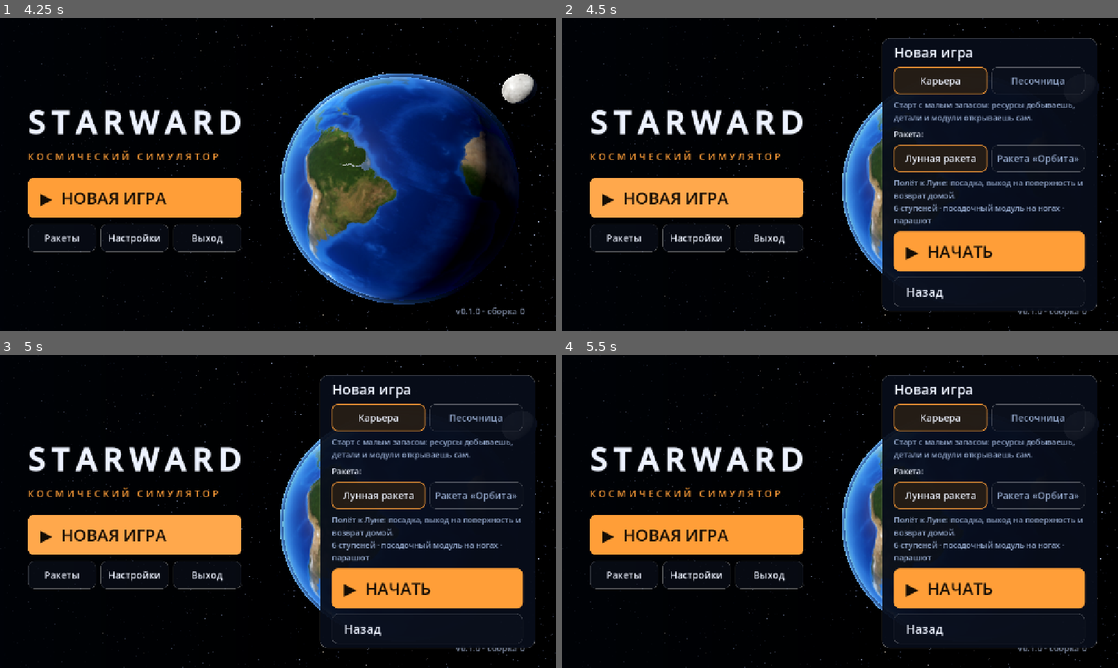
Above: before the commit, frames 1-4 (two rows, left to right).
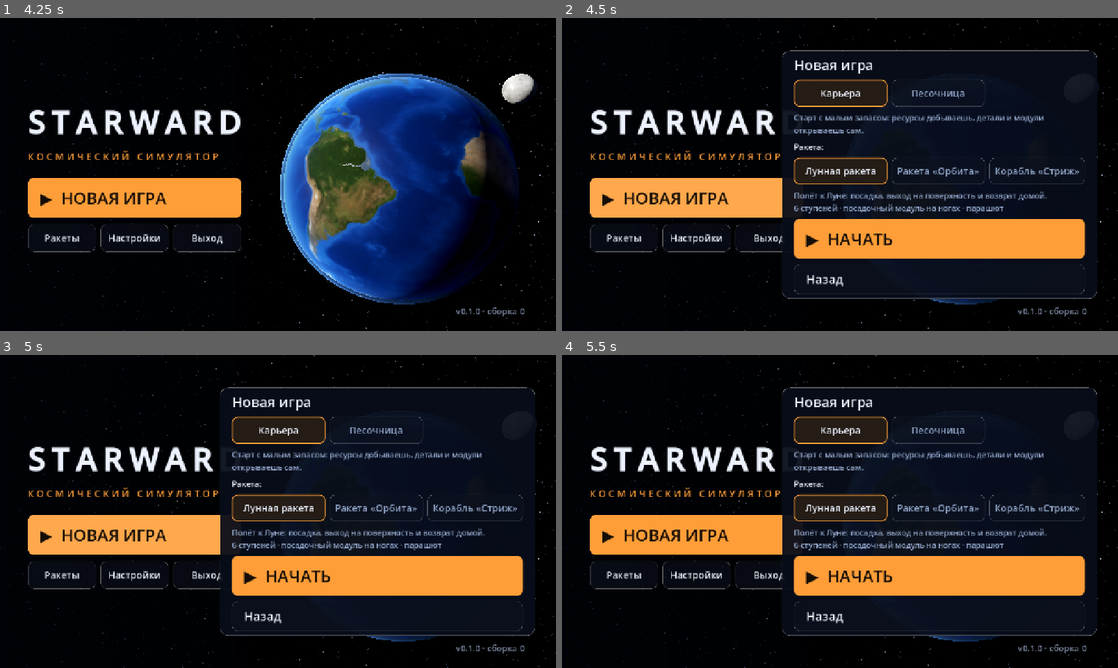
Above: after the commit, the same moments.

Repository: BuninSil/Starward
Game: Godot game, scene res://scenes/boot.tscn
Two runs of this game, one before a commit and one after it. Both use one fixed random seed, a clock stepped at 60 frames per second and the inputs below.
Inputs:
- Up to frame 1 (4.25 s): click "Ракеты" at 0.5 s; click "◀" at 1.25 s; click "▶" at 2 s; click "Люк" at 2.75 s; click "Назад" at 3.5 s
- Up to frame 2 (4.5 s): click "▶ НОВАЯ ИГРА" at 4.25 s
- Up to frame 3 (5 s): no input
- Up to frame 4 (5.5 s): click "Лунная ракета" at 5 s

Frame 1 is identical in both runs. In frame 2, 20% of the frame differs, in the area x 39-97%, y 6-94%; in frame 3, 20%; in frame 4, 20%.

Commit message:
Корабль «Стриж» в стиле Elite Dangerous: летаешь сам
- Новый аппарат на титульном экране: корабль, который садится на брюхо и летает носом вперёд
- Управление: джойстик — тангаж и крен, ◀▶ — рыскание, ▲▼ — маневровые вверх/вниз, газ задаёт скорость
- Помощник полёта: держит заданную скорость, гасит снос и вращение, компенсирует гравитацию — корабль висит на месте; можно выключить и лететь по чистому Ньютону
- Взлёт и посадка на маневровых: держи ▼ — у земли корабль сам замедляется и мягко садится
- Это шаг 1: суперкруиз для перелётов между планетами — следующим

Co-Authored-By: Claude Opus 5.5 <noreply@anthropic.com>
Claude-Session: https://claude.ai/code/session_0113FrLWJiVSs1Ympzkh3Jgi

Diff:
--- a/scripts/flight/flight.gd
+++ b/scripts/flight/flight.gd
@@ -761,7 +761,7 @@
 		var dens := b.density_at(v.altitude()) / b.sea_level_density
 		if dens > 0.05:
 			_smoke_acc += delta * clampf(dens, 0.0, 1.0) * (10.0 if low else 24.0)
-			var down := -v.up_world()
+			var down := -v.up_world() if not v.is_ship() else (v.attitude * Vector3.BACK)
 			while _smoke_acc >= 1.0:
 				_smoke_acc -= 1.0
 				var at := v.pos.add(DVec3.from_v3(down * randf_range(4.0, 9.0) + _rand_dir() * 0.8))
@@ -791,7 +791,7 @@
 	else:
 		fx.set_ground(Vector3.ZERO, Vector3.UP, false)
 	var thr_f := v.last_thrust / maxf(v.current_thrust_max(), 1.0) if v.last_thrust > 0.0 else 0.0
-	var nozzle := rocket.global_transform * Vector3(0, -3.0, 0)
+	var nozzle := rocket.global_transform * (Vector3(0, -3.0, 0) if not v.is_ship() else Vector3(0, 1.7, 9.5))
 	# A vacuum plume is thin and faint: it barely lights the dust.
 	var pr_f := clampf(b.pressure_at(v.altitude()), 0.0, 1.0) if b.has_atmosphere() else 0.0
 	fx.set_flame(nozzle, thr_f * lerpf(lerpf(0.12, 0.4, rocket.night), 1.0, pr_f), 22.0)
@@ -1470,6 +1470,12 @@
 	add_child(_ground)
 	_update_ground()
 	astronaut.global_position = side * (rocket_r + 1.5) + up * 1.0
+	if vessel.is_ship():
+		# Out of the side hatch, down onto the ground beside the ship.
+		var hw := hatch_world()
+		var out := (rocket.global_transform.basis * Vector3.LEFT).normalized()
+		astronaut.global_position = hw - up * hw.dot(up) + up * 1.0 + out * 1.2
+		side = out
 	astronaut.linear_velocity = Vector3.ZERO
 	var b := vessel.body
 	# Only Earth's air is breathable: elsewhere the suit uses oxygen.
@@ -1543,8 +1549,8 @@
 
 ## Distance used for "back inside": hatch in space, rocket base on the ground.
 func entry_distance() -> float:
-	if not is_surface_eva():
-		return astronaut_hatch_distance()
+	if not is_surface_eva() or vessel.is_ship():
+		return astronaut_hatch_distance() if not vessel.is_ship() else maxf(astronaut_hatch_distance() - 1.2, 0.0)
 	var up := vessel.pos.normalized().to_v3()
 	var p: Vector3 = astronaut.global_position
 	var horiz := p - up * p.dot(up)
--- a/scripts/flight/flight_hud.gd
+++ b/scripts/flight/flight_hud.gd
@@ -316,6 +316,11 @@
 	quick.add_child(_button("Выкл", func() -> void: _throttle.set_value(0.0), 110))
 
 
+var _roll_label: Label
+var _ship_row: HBoxContainer
+var _fa_btn: Button
+
+
 func _build_attitude() -> void:
 	var box := VBoxContainer.new()
 	box.add_theme_constant_override("separation", 8)
@@ -368,10 +373,29 @@
 	side.add_child(rolls)
 	rolls.add_child(_hold_button("◀", -1.0))
 	rolls.add_child(_hold_button("▶", 1.0))
-	var roll_l := _label(15, DIM)
-	roll_l.text = "крен"
-	roll_l.horizontal_alignment = HORIZONTAL_ALIGNMENT_CENTER
-	side.add_child(roll_l)
+	_roll_label = _label(15, DIM)
+	_roll_label.text = "крен"
+	_roll_label.horizontal_alignment = HORIZONTAL_ALIGNMENT_CENTER
+	side.add_child(_roll_label)
+	# Ship only: vertical thrusters and flight assist.
+	_ship_row = HBoxContainer.new()
+	_ship_row.add_theme_constant_override("separation", 8)
+	side.add_child(_ship_row)
+	for d in [["▲", 1.0], ["▼", -1.0]]:
+		var lb := Button.new()
+		lb.text = d[0]
+		lb.focus_mode = Control.FOCUS_NONE
+		lb.custom_minimum_size = Vector2(81, 64)
+		lb.add_theme_font_size_override("font_size", 26)
+		var dir: float = d[1]
+		lb.button_down.connect(func() -> void: flight.vessel.ship_lift = dir)
+		lb.button_up.connect(func() -> void: flight.vessel.ship_lift = 0.0)
+		_ship_row.add_child(lb)
+	_fa_btn = _button("Помощник: вкл", func() -> void:
+		flight.vessel.fa = not flight.vessel.fa
+		flight.message.emit("Помощник полёта " + ("включён" if flight.vessel.fa else "выключен — чистый Ньютон")), 170)
+	_fa_btn.add_theme_font_size_override("font_size", 17)
+	side.add_child(_fa_btn)
 	_joystick = JoystickScript.new()
 	_joystick.radius = 100.0
 	_joystick.changed.connect(func(val: Vector2) -> void:
@@ -892,9 +916,24 @@
 	v.input_pitch = -j.y
 	v.input_yaw = j.x
 	v.input_roll = _roll
+	var ship := v.is_ship()
+	if ship:
+		# Ship: stick = pitch and roll, the side buttons = yaw.
+		v.input_roll = j.x
+		v.input_yaw = _roll
+	_ship_row.visible = ship
+	_fa_btn.visible = ship
+	_hold_btn.visible = not ship
+	_roll_label.text = "рыскание" if ship else "крен"
+	if ship:
+		_fa_btn.text = "Помощник: %s" % ("вкл" if v.fa else "выкл")
+		_stage_btn.visible = false
+	_ap_btn.visible = not ship
 	if absf(v.throttle - _throttle.value) > 0.001:
 		_throttle.set_value_no_signal(v.throttle)
 	_throttle_label.text = "Газ %d%%" % int(round(v.throttle * 100.0))
+	if ship and v.fa:
+		_throttle_label.text = "Скорость %d / %d м/с" % [int(v.throttle * v.ship_max_speed()), int(v.ship_max_speed())]
 	var ap: Autopilot = flight.autopilot
 	_ap_label.text = "Автопилот · " + ap.status() if ap.active() else ""
 	if not ap.active() and v.chute_deployed and not v.landed and not v.destroyed_flag:
--- a/scripts/flight/rocket_view.gd
+++ b/scripts/flight/rocket_view.gd
@@ -52,6 +52,9 @@
 	_chute_collapse = 0.0
 	hatch_pivot = null
 	_engine_light = null
+	if v.is_ship():
+		_build_ship(v)
+		return
 	var y := 0.0
 	# Bottom to top.
 	for i in range(v.stages.size() - 1, -1, -1):
@@ -625,6 +628,8 @@
 func hatch_local() -> Vector3:
 	if _stage_nodes.is_empty():
 		return Vector3.ZERO
+	if vessel.is_ship():
+		return Vector3(-1.75, ShipModel.GEAR_H + 0.7, -3.2)   # left side, behind the cockpit
 	var cap: Node3D = _stage_nodes[0]
 	var s: Dictionary = vessel.stages[0]
 	var d: float = s.diameter
@@ -635,6 +640,8 @@
 
 ## The hatch point on the hull itself (where the tether reel sits).
 func hatch_hull_local() -> Vector3:
+	if vessel != null and vessel.is_ship():
+		return hatch_local() + Vector3(0.35, 0, 0)
 	return hatch_local() - Vector3(0, 0, 0.33)
 
 
@@ -688,6 +695,62 @@
 	_engine_light.visible = false
 
 
+## Ship (Elite style craft): its own model, flames firing backwards (+Z), a
+## box collider for the astronaut.
+func _build_ship(v: Vessel) -> void:
+	var node := Node3D.new()
+	node.name = v.stages[0].name
+	add_child(node)
+	_stage_nodes.push_front(node)
+	var ex := ShipModel.build(node)
+	MeshMerge.merge(node, null, true, true)
+	if _flame_mat == null:
+		_flame_mat = ShaderMaterial.new()
+		_flame_mat.shader = EXHAUST_SHADER
+		_flame_mat.set_shader_parameter("noise_tex", _noise_tex())
+	var cone := CylinderMesh.new()
+	cone.top_radius = 0.35
+	cone.bottom_radius = 1.0
+	cone.height = 1.0
+	cone.radial_segments = 20
+	cone.rings = 12
+	cone.cap_top = false
+	cone.cap_bottom = false
+	for e in ex:
+		# The flame code works along -Y: a pivot turns -Y to +Z (backwards).
+		var pivot := Node3D.new()
+		pivot.position = e[0]
+		pivot.rotation.x = -PI * 0.5
+		add_child(pivot)
+		var f := MeshInstance3D.new()
+		f.mesh = cone
+		f.material_override = _flame_mat
+		f.cast_shadow = GeometryInstance3D.SHADOW_CASTING_SETTING_OFF
+		f.set_meta("anchor", Vector3.ZERO)
+		f.set_meta("re", float(e[1]))
+		f.visible = false
+		pivot.add_child(f)
+		_flames.append(f)
+	_engine_light = OmniLight3D.new()
+	_engine_light.light_color = Color(1.0, 0.6, 0.28)
+	_engine_light.shadow_enabled = false
+	_engine_light.position = Vector3(0, 1.6, 9.5)
+	_engine_light.omni_range = 14.0
+	_engine_light.omni_attenuation = 2.2
+	_engine_light.visible = false
+	add_child(_engine_light)
+	_build_plasma()
+	collider = AnimatableBody3D.new()
+	collider.sync_to_physics = false
+	add_child(collider)
+	var cs := CollisionShape3D.new()
+	var sh := BoxShape3D.new()
+	sh.size = Vector3(4.0, 1.8, 15.0)
+	cs.shape = sh
+	cs.position = Vector3(0, ShipModel.GEAR_H + 0.75, -0.8)
+	collider.add_child(cs)
+
+
 func _build_collider() -> void:
 	if collider:
 		collider.queue_free()
@@ -711,6 +774,8 @@
 ## a cone).
 func rope_obstacles() -> Array:
 	var out: Array = []
+	if vessel != null and vessel.is_ship():
+		return out
 	for i in mini(_stage_nodes.size(), vessel.stages.size()):
 		var s: Dictionary = vessel.stages[i]
 		var node: Node3D = _stage_nodes[i]
--- /dev/null
+++ b/scripts/flight/ship_model.gd
@@ -0,0 +1,162 @@
+class_name ShipModel
+extends RefCounted
+## Procedural model of the ship «Стриж» (Elite Dangerous style craft), clean
+## SFS/KSP look like the rockets. Frame of the vessel: +Y up (it lands on its
+## belly), -Z forward, origin on the ground under the gear. Returns the engine
+## exhausts as [position, radius] (they fire along +Z).
+
+const WHITE := Color(0.82, 0.83, 0.84)
+const GREY := Color(0.33, 0.34, 0.37)
+const DARK := Color(0.1, 0.1, 0.11)
+const ORANGE := Color(0.95, 0.48, 0.1)
+const GLASS := Color(0.05, 0.08, 0.12)
+const GEAR_H := 1.1     ## belly height above the ground
+
+
+static func _mat(c: Color, metal := 0.1, rough := 0.45, emit := Color.BLACK) -> StandardMaterial3D:
+	var m := StandardMaterial3D.new()
+	m.albedo_color = c
+	m.metallic = metal
+	m.roughness = rough
+	if emit != Color.BLACK:
+		m.emission_enabled = true
+		m.emission = emit
+		m.emission_energy_multiplier = 2.0
+	return m
+
+
+static func _mesh(p: Node3D, mesh: Mesh, mat: Material, pos := Vector3.ZERO, basis := Basis()) -> MeshInstance3D:
+	var mi := MeshInstance3D.new()
+	mi.mesh = mesh
+	mi.material_override = mat
+	mi.transform = Transform3D(basis, pos)
+	p.add_child(mi)
+	return mi
+
+
+## Flat plate from a polygon in the XZ plane (convex or simple), thickness t,
+## bevelled edge look from slightly smaller top/bottom faces.
+static func _plate(poly: PackedVector2Array, t: float) -> ArrayMesh:
+	var st := SurfaceTool.new()
+	st.begin(Mesh.PRIMITIVE_TRIANGLES)
+	var n := poly.size()
+	var idx := Geometry2D.triangulate_polygon(poly)
+	for side in [1.0, -1.0]:
+		st.set_normal(Vector3(0, side, 0))
+		for k in range(0, idx.size(), 3):
+			var order := [idx[k], idx[k + 1], idx[k + 2]] if side < 0.0 else [idx[k], idx[k + 2], idx[k + 1]]
+			for j in order:
+				st.add_vertex(Vector3(poly[j].x, side * t * 0.5, poly[j].y))
+	for i in n:
+		var a := poly[i]
+		var b := poly[(i + 1) % n]
+		var e := (b - a).normalized()
+		var nrm := Vector3(e.y, 0, -e.x)
+		var c := (a + b) * 0.5
+		var centre := Vector2.ZERO
+		for q in poly:
+			centre += q
+		centre /= n
+		if Vector2(nrm.x, nrm.z).dot(c - centre) < 0.0:
+			nrm = -nrm
+		var quad := [Vector3(a.x, t * 0.5, a.y), Vector3(b.x, t * 0.5, b.y), Vector3(b.x, -t * 0.5, b.y), Vector3(a.x, -t * 0.5, a.y)]
+		st.set_normal(nrm)
+		var tri := [0, 1, 2, 0, 2, 3] if nrm.cross(quad[1] - quad[0]).dot(quad[3] - quad[0]) < 0.0 else [0, 2, 1, 0, 3, 2]
+		for j in tri:
+			st.add_vertex(quad[j])
+	return st.commit()
+
+
+## A body of revolution along Z from a profile [(z, r), ...] (front to back).
+static func _lathe_z(profile: Array, segs := 20, squash := 1.0) -> ArrayMesh:
+	var st := SurfaceTool.new()
+	st.begin(Mesh.PRIMITIVE_TRIANGLES)
+	for i in profile.size() - 1:
+		var p0: Vector2 = profile[i]
+		var p1: Vector2 = profile[i + 1]
+		for k in segs:
+			var a0 := TAU * k / segs
+			var a1 := TAU * (k + 1) / segs
+			var v := [
+				Vector3(cos(a0) * p0.y, sin(a0) * p0.y * squash, p0.x),
+				Vector3(cos(a1) * p0.y, sin(a1) * p0.y * squash, p0.x),
+				Vector3(cos(a1) * p1.y, sin(a1) * p1.y * squash, p1.x),
+				Vector3(cos(a0) * p1.y, sin(a0) * p1.y * squash, p1.x),
+			]
+			for j in [0, 2, 1, 0, 3, 2]:
+				var q: Vector3 = v[j]
+				st.set_normal(Vector3(q.x, q.y / maxf(squash * squash, 0.01), 0).normalized())
+				st.add_vertex(q)
+	st.generate_normals()
+	return st.commit()
+
+
+static func build(root: Node3D) -> Array:
+	var hull := _mat(WHITE, 0.15, 0.4)
+	var grey := _mat(GREY, 0.6, 0.4)
+	var dark := _mat(DARK, 0.4, 0.5)
+	var orange := _mat(ORANGE, 0.0, 0.5)
+	var y := GEAR_H + 0.75   # fuselage axis height
+	# Fuselage: pointed nose to a wide, slightly flattened body.
+	var body := _lathe_z([Vector2(-8.5, 0.0), Vector2(-7.6, 0.45), Vector2(-5.5, 1.05), Vector2(-2.0, 1.35),
+		Vector2(3.5, 1.35), Vector2(6.0, 1.15), Vector2(6.6, 0.9)], 24, 0.62)
+	_mesh(root, body, hull, Vector3(0, y, 0))
+	# Orange stripe band and dark belly panel.
+	_mesh(root, _lathe_z([Vector2(-4.2, 1.27), Vector2(-3.6, 1.32)], 24, 0.63), orange, Vector3(0, y, 0))
+	_mesh(root, _plate(PackedVector2Array([Vector2(-0.9, -5.5), Vector2(0.9, -5.5), Vector2(1.1, 5.8), Vector2(-1.1, 5.8)]), 0.08), dark,
+		Vector3(0, y - 0.82, 0))
+	# Cockpit canopy: dark glass bubble on the nose.
+	var canopy := _lathe_z([Vector2(-6.3, 0.0), Vector2(-5.6, 0.45), Vector2(-4.2, 0.62), Vector2(-2.8, 0.5), Vector2(-2.2, 0.0)], 16, 0.7)
+	_mesh(root, canopy, _mat(GLASS, 0.6, 0.08), Vector3(0, y + 0.62, 0))
+	# Swept wings with orange tips.
+	var wing := PackedVector2Array([Vector2(1.2, -1.5), Vector2(6.0, 3.0), Vector2(6.2, 4.6), Vector2(1.2, 4.2)])
+	for sx in [-1.0, 1.0]:
+		var poly := PackedVector2Array()
+		for q in wing:
+			poly.append(Vector2(q.x * sx, q.y))
+		if sx < 0.0:
+			poly.reverse()
+		_mesh(root, _plate(poly, 0.22), hull, Vector3(0, y - 0.25, 0))
+		var tip := PackedVector2Array([Vector2(5.4 * sx, 2.4), Vector2(6.25 * sx, 3.1), Vector2(6.3 * sx, 4.6), Vector2(5.5 * sx, 4.5)])
+		if sx < 0.0:
+			tip.reverse()
+		_mesh(root, _plate(tip, 0.24), orange, Vector3(0, y - 0.25, 0))
+		# Tail fin.
+		var fin := PackedVector2Array([Vector2(0.0, 2.8), Vector2(1.6, 5.0), Vector2(1.7, 6.2), Vector2(0.0, 6.0)])
+		_mesh(root, _plate(fin, 0.16), hull, Vector3(sx * 1.6, y + 0.5, 0), Basis(Vector3.FORWARD, sx * deg_to_rad(-70.0)))
+	# Engine nacelles with nozzles at the back.
+	var exhausts := []
+	for sx in [-1.0, 1.0]:
+		var nac := _lathe_z([Vector2(1.0, 0.0), Vector2(1.6, 0.55), Vector2(6.4, 0.62), Vector2(7.0, 0.55)], 16)
+		_mesh(root, nac, grey, Vector3(sx * 2.0, y - 0.1, 0))
+		var noz := _lathe_z([Vector2(7.0, 0.5), Vector2(7.8, 0.62), Vector2(7.85, 0.6)], 16)
+		_mesh(root, noz, dark, Vector3(sx * 2.0, y - 0.1, 0))
+		var glow := CylinderMesh.new()
+		glow.top_radius = 0.45
+		glow.bottom_radius = 0.45
+		glow.height = 0.05
+		_mesh(root, glow, _mat(DARK, 0.0, 0.5, Color(1.0, 0.45, 0.15) * 0.3), Vector3(sx * 2.0, y - 0.1, 7.7),
+			Basis(Vector3.RIGHT, PI * 0.5))
+		exhausts.append([Vector3(sx * 2.0, y - 0.1, 7.85), 0.55])
+	# Landing gear: nose leg and two main legs with pads.
+	for g in [Vector3(0, 0, -5.0), Vector3(-2.4, 0, 2.6), Vector3(2.4, 0, 2.6)]:
+		var leg := CylinderMesh.new()
+		leg.top_radius = 0.13
+		leg.bottom_radius = 0.13
+		leg.height = GEAR_H + 0.4
+		leg.radial_segments = 8
+		_mesh(root, leg, grey, g + Vector3(0, (GEAR_H + 0.4) * 0.5, 0))
+		var pad := CylinderMesh.new()
+		pad.top_radius = 0.42
+		pad.bottom_radius = 0.48
+		pad.height = 0.14
+		pad.radial_segments = 12
+		_mesh(root, pad, dark, g + Vector3(0, 0.07, 0))
+	# Navigation lights on the wing tips (red left, green right) and a white tail light.
+	for l in [[Vector3(-6.25, y - 0.2, 4.0), Color(1, 0.1, 0.1)], [Vector3(6.25, y - 0.2, 4.0), Color(0.1, 1, 0.2)],
+			[Vector3(0, y + 0.9, 6.4), Color(1, 1, 1)]]:
+		var s := SphereMesh.new()
+		s.radius = 0.09
+		s.height = 0.18
+		_mesh(root, s, _mat(DARK, 0.0, 0.3, l[1]), l[0])
+	return exhausts
--- a/scripts/sim/vessel.gd
+++ b/scripts/sim/vessel.gd
@@ -185,6 +185,9 @@
 func step(dt: float, t: float) -> void:
 	if destroyed_flag:
 		return
+	if is_ship():
+		_step_ship(dt, t)
+		return
 	_step_attitude(dt)
 
 	var m := mass()
@@ -221,6 +224,108 @@
 	check_soi(t + dt)
 
 
+# --- Ship (Elite Dangerous style flight) ---------------------------------------------
+# A one-hull craft that lands on its belly: local +Y = up (belly down), -Z =
+# forward, main engines push forward, thrusters (weaker) push along every
+# axis. Flight assist (fa): the throttle sets a speed along the nose relative
+# to the ground, lift / strafe inputs add vertical / sideways speed, and the
+# ship cancels drift, gravity and spin by itself. Without it: raw thrust,
+# Newton and gravity. Orbits keep working for everything else.
+
+const SHIP_RATE := Vector3(0.9, 0.55, 1.5)   ## rad/s at full stick: pitch, yaw, roll
+const SHIP_ANG_ACCEL := 3.0                  ## rad/s^2
+const SHIP_RCS := 0.75                       ## thrusters vs. main engine (lift ~2 g at Earth)
+var fa := true            ## flight assist
+var ship_lift := 0.0      ## -1..1, vertical thrusters (down / up)
+var ship_strafe := 0.0    ## -1..1, sideways thrusters (left / right)
+
+
+func is_ship() -> bool:
+	return stages.size() == 1 and stages[0].get("ship", false)
+
+
+## Forward direction of a ship (world).
+func ship_forward() -> Vector3:
+	return attitude * Vector3.FORWARD
+
+
+## Top speed the throttle maps to with flight assist, m/s (low and slow near
+## the ground, fast high up).
+func ship_max_speed() -> float:
+	var h := maxf(altitude() - body.radius * 0.0, 0.0)
+	return clampf(150.0 + h * 0.06, 150.0, 3500.0)
+
+
+func _step_ship(dt: float, t: float) -> void:
+	# Rotation: the stick commands turn rates; flight assist holds them (and
+	# stops the spin when released).
+	var want_w := attitude * Vector3(input_pitch * SHIP_RATE.x, -input_yaw * SHIP_RATE.y, -input_roll * SHIP_RATE.z)
+	var aw: Vector3
+	if fa:
+		aw = ((want_w - ang_vel) * 4.0).limit_length(SHIP_ANG_ACCEL)
+	else:
+		aw = (attitude * Vector3(input_pitch, -input_yaw, -input_roll)) * SHIP_ANG_ACCEL
+	ang_vel += aw * dt
+	if landed:
+		ang_vel = Vector3.ZERO
+	var w := ang_vel.length()
+	if w > 1e-9:
+		attitude = (Quaternion(ang_vel / w, w * dt) * attitude).normalized()
+
+	var m := mass()
+	var s := active_stage()
+	var a_main := current_thrust_max() / m if has_fuel() else 0.0
+	var a_rcs := a_main * SHIP_RCS
+	var r := pos.length()
+	var g_up := pos.mul(body.mu / (r * r * r)).to_v3()   # cancels gravity
+	var a_want: Vector3
+	if fa:
+		var fwd := ship_forward()
+		var up := attitude * Vector3.UP
+		var right := attitude * Vector3.RIGHT
+		# Vertical speed from the lift input; going down it slows near the
+		# ground (landing assist) so a held "down" sets the ship down gently.
+		var vz := ship_lift * 40.0
+		if ship_lift < 0.0:
+			vz = ship_lift * clampf(altitude_above_ground(t) * 0.25, 2.5, 40.0)
+		var v_set := fwd * throttle * ship_max_speed() + up * vz + right * ship_strafe * 30.0
+		var v_rel := surface_velocity().to_v3()
+		a_want = (v_set - v_rel) * 1.2 + g_up
+		if landed and ship_lift <= 0.0:
+			a_want = Vector3.ZERO   # on the ground only the lift thrusters take off
+	else:
+		a_want = attitude * Vector3(ship_strafe * a_rcs, ship_lift * a_rcs, -throttle * a_main)
+	# What the engines can give, axis by axis in the ship's frame.
+	var loc := attitude.inverse() * a_want
+	loc.x = clampf(loc.x, -a_rcs, a_rcs)
+	loc.y = clampf(loc.y, -a_rcs, a_rcs)
+	loc.z = clampf(loc.z, -a_main, a_rcs)
+	var a_t := attitude * loc
+	var force := a_t.length() * m
+	if force > 0.0 and not infinite_fuel:
+		var mdot := force / (current_isp(s) * SolarSystem.G0)
+		s.fuel = maxf(float(s.fuel) - mdot * dt, 0.0)
+	last_thrust = maxf(-loc.z, 0.0) * m   # main engine (flames, sound)
+
+	if landed:
+		last_accel_ng = Vector3.ZERO
+		if a_t.dot(pos.normalized().to_v3()) <= body.mu / pos.length_squared() * 1.0001:
+			_stick_to_surface(t + dt)
+			last_drag = 0.0
+			return
+		_set_landed(false)
+
+	var a_t_d := DVec3.from_v3(a_t)
+	var a0 := _accel(pos, vel, 0.0, m).add(a_t_d)
+	pos.add_scaled(vel, dt)
+	pos.add_scaled(a0, 0.5 * dt * dt)
+	var a1 := _accel(pos, vel, 0.0, m).add(a_t_d)
+	vel.add_scaled(a0.add(a1), 0.5 * dt)
+	last_accel_ng = last_accel_ng + a_t
+	_check_ground(t + dt)
+	check_soi(t + dt)
+
+
 # --- Re-entry heating -------------------------------------------------------------
 # Sutton-Graves stagnation heat flux q = k sqrt(rho / Rn) v^3 on the leading part,
 # its skin temperature from q against radiative cooling. Orbital speeds are ~1/3
@@ -248,6 +353,10 @@
 
 
 func _step_heating(dt: float) -> void:
+	if is_ship():
+		heat_flux = 0.0
+		heat_temp = 280.0
+		return
 	var alt := altitude()
 	var rho := body.density_at(alt) if body.has_atmosphere() and alt < body.atmosphere_height else 0.0
 	var vrel := surface_velocity()
@@ -533,6 +642,8 @@
 
 ## Impact speed a stage survives, m/s.
 static func crash_tolerance(s: Dictionary) -> float:
+	if s.get("ship", false):
+		return 9.0     # landing gear with shock absorbers
 	if s.get("parachute", false):
 		return 22.0    # crew capsule: shock-absorbing seats, strong shell
 	if s.get("legs", false):
@@ -575,7 +686,7 @@
 ## capsule trims base first (heat shield forward). Returns the angular
 ## acceleration toward the stable attitude plus aero damping.
 func aero_accel() -> Vector3:
-	if landed or not body.has_atmosphere() or stages.is_empty():
+	if landed or not body.has_atmosphere() or stages.is_empty() or is_ship():
 		return Vector3.ZERO
 	var rho := body.density_at(altitude())
 	if rho <= 0.0:
@@ -795,13 +906,27 @@
 
 
 ## Prebuilt designs: id -> title (shown on the title screen and in the debug menu).
-const DESIGNS := {"orbit": "Ракета «Орбита»", "moon": "Лунная ракета"}
+const DESIGNS := {"orbit": "Ракета «Орбита»", "moon": "Лунная ракета", "ship": "Корабль «Стриж»"}
 ## Design used by the next flight / reset (picked on the title screen).
 static var design := "moon"
 
 
 static func make(id: String, b: CelestialBody) -> Vessel:
-	return moon_rocket(b) if id == "moon" else default_rocket(b)
+	match id:
+		"moon": return moon_rocket(b)
+		"ship": return ship(b)
+	return default_rocket(b)
+
+
+## Ship in the style of Elite Dangerous: one hull, lands on its belly, flight
+## assist, ~10 km/s of Δv, TWR ~2.7 at Earth (thrusters alone ~2).
+static func ship(b: CelestialBody) -> Vessel:
+	var v := Vessel.new()
+	v.body = b
+	v.stages = [make_stage("Корабль «Стриж»", 9000.0, 7000.0, 620_000.0, 1800.0, 2600.0, 3.0, 2.4)]
+	v.stages[0]["ship"] = true
+	v.stages[0]["legs"] = true
+	return v
 
 
 ## Index of the stage with landing legs, or -1.
--- a/scripts/ui/boot.gd
+++ b/scripts/ui/boot.gd
@@ -15,6 +15,7 @@
 const ROCKETS := [
 	{"id": "moon", "name": "Лунная ракета", "info": "Полёт к Луне: посадка, выход на поверхность и возврат домой.\n6 ступеней · посадочный модуль на ногах · парашют"},
 	{"id": "orbit", "name": "Ракета «Орбита»", "info": "Лёгкая ракета для первых полётов: взлёт, орбита Земли, спуск на парашюте.\n3 ступени · капсула с парашютом"},
+	{"id": "ship", "name": "Корабль «Стриж»", "info": "Корабль как в Elite: летаешь сам — джойстик тангаж/крен, ◀▶ рыскание, ▲▼ маневровые, газ задаёт скорость, помощник полёта гасит снос. Взлёт и посадка на маневровых.\nПока тест: суперкруиз между планетами — следующим шагом"},
 ]
 
 @onready var _planet: Node3D = $Planet
--- /dev/null
+++ b/tests/test_ship.gd
@@ -0,0 +1,80 @@
+extends SceneTree
+## Ship in the Elite Dangerous style: lift off on thrusters, hover with flight
+## assist, fly forward at the set speed, set down gently with "down" held.
+## godot --headless --path . --script tests/test_ship.gd
+
+var f: Node
+var frames := 0
+var fails := 0
+var phase := 0
+var t_phase := 0.0
+var h0 := 0.0
+
+
+func _initialize() -> void:
+	Vessel.design = "ship"
+	f = load("res://scenes/flight.tscn").instantiate()
+	root.add_child(f)
+
+
+func _check(cond: bool, what: String) -> void:
+	print(("  ok   " if cond else "  FAIL ") + what)
+	if not cond:
+		fails += 1
+
+
+func _process(_d: float) -> bool:
+	frames += 1
+	if frames < 3:
+		return false
+	var v: Vessel = f.vessel
+	if frames == 3:
+		_check(v.is_ship(), "ship design")
+		print("  TWR %.2f, dV %.0f m/s" % [v.twr(), v.total_delta_v()])
+		h0 = v.altitude_above_ground(f.sim_time)
+	for i in 30:
+		f.sim_tick()
+		t_phase += Vessel_DT()
+		var agl := v.altitude_above_ground(f.sim_time)
+		var up := v.pos.normalized().to_v3()
+		var vs := v.surface_velocity().to_v3().dot(up)
+		var gs := (v.surface_velocity().to_v3() - up * vs).length()
+		match phase:
+			0:
+				v.ship_lift = 1.0
+				if t_phase > 6.0:
+					_check(not v.landed and agl > 100.0, "lifted off on thrusters (%.0f m)" % agl)
+					v.ship_lift = 0.0
+					phase = 1
+					t_phase = 0.0
+			1:
+				if t_phase > 6.0:
+					_check(absf(vs) < 1.0, "hovers with flight assist (vs %.2f m/s)" % vs)
+					v.throttle = 0.5
+					phase = 2
+					t_phase = 0.0
+			2:
+				if t_phase > 25.0:
+					var want: float = 0.5 * v.ship_max_speed()
+					_check(absf(gs - want) < want * 0.15, "flies at the set speed (%.0f of %.0f m/s)" % [gs, want])
+					_check(agl > 50.0, "holds height while flying (%.0f m)" % agl)
+					v.throttle = 0.0
+					phase = 3
+					t_phase = 0.0
+			3:
+				if t_phase > 20.0:
+					_check(gs < 3.0, "stops when the throttle is cut (%.1f m/s)" % gs)
+					v.ship_lift = -1.0
+					phase = 4
+					t_phase = 0.0
+			4:
+				if v.landed or v.destroyed_flag or t_phase > 120.0:
+					_check(v.landed and not v.destroyed_flag, "set down gently (touchdown %.1f m/s)" % v.touchdown_speed)
+					print("FAILURES: %d" % fails)
+					quit(0 if fails == 0 else 1)
+					return true
+	return false
+
+
+func Vessel_DT() -> float:
+	return 1.0 / 60.0
Not shown, added: scripts/flight/ship_model.gd.uid
Not shown, changed: CLAUDE.md
